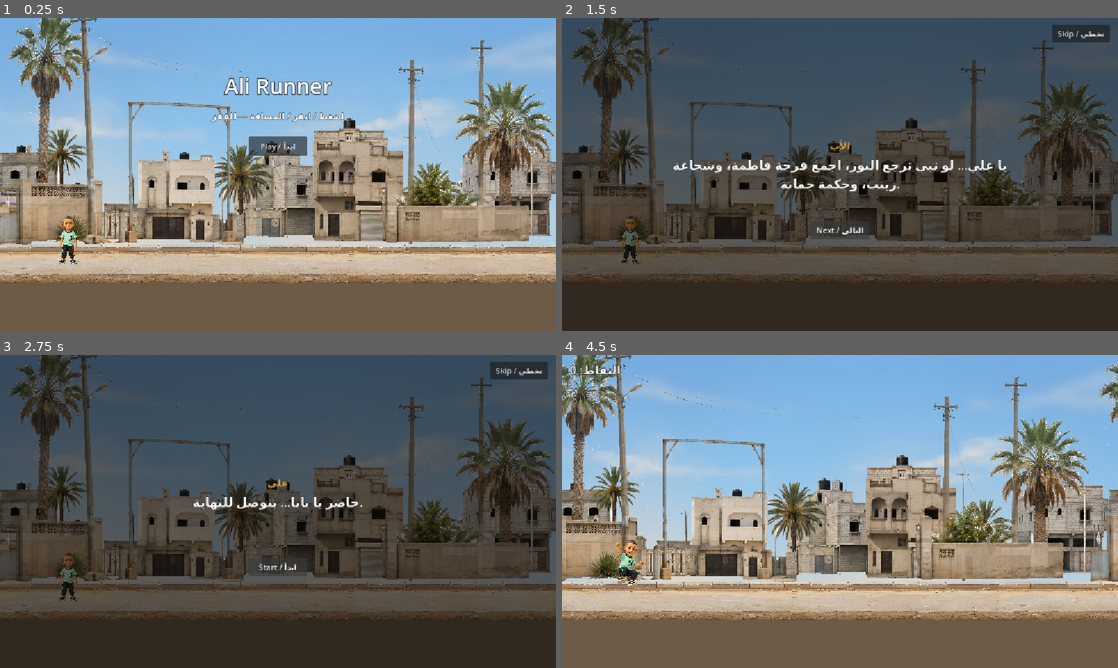
Above: before the commit, frames 1-4 (two rows, left to right).
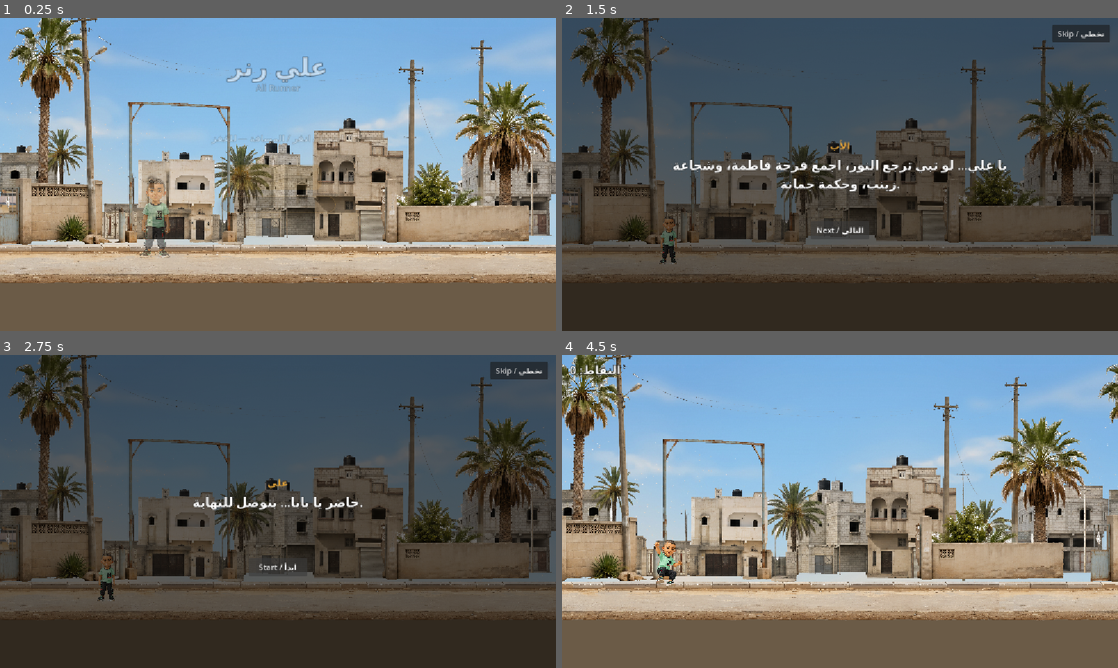
Above: after the commit, the same moments.

Repository: HamzaJwan/Ali-s-Runner
Game: Godot game, scene res://scenes/Main.tscn
Same seed, same stepped clock (60 frames per second), same inputs: the game is played once before the commit and once after it.
Inputs (mouse positions are in pixels of both pictures, inside the frame that each line leads up to):
- Up to frame 1 (0.25 s): no input
- Up to frame 2 (1.5 s): click "ابدأ / Play" (after the commit: "ابدأ اللعب") at 0.5 s; click "التالي / Next" at 1.25 s
- Up to frame 3 (2.75 s): click "التالي / Next" at 2 s
- Up to frame 4 (4.5 s): click "ابدأ / Start" at 2.75 s; tap Enter (ui_accept) at 3.5, 3.77 s; move the mouse to (962, 495) at 3.52 s; click (962, 495) at 3.67 s; move the mouse to (728, 527) at 4.27 s; click (728, 527) at 4.42 s

The runs differ from the first frame. In frame 1, 8.9% of the frame differs, in the area x 0-100%, y 0-79%; in frame 2, 0.5%; in frame 3, 0.5%; in frame 4, 5.9%.

Commit message:
autopilot: v1.2A-fix foreground and v1.25A hero menu redesign

Diff:
--- a/scenes/Main.tscn
+++ b/scenes/Main.tscn
@@ -22,6 +22,26 @@
 shadow_size = 12
 shadow_offset = Vector2(0, 6)
 
+[sub_resource type="StyleBoxFlat" id="3"]
+bg_color = Color(0.86, 0.62, 0.22, 1.0)
+corner_radius_top_left = 14
+corner_radius_top_right = 14
+corner_radius_bottom_right = 14
+corner_radius_bottom_left = 14
+shadow_color = Color(0.02, 0.012, 0.004, 0.45)
+shadow_size = 8
+shadow_offset = Vector2(0, 4)
+
+[sub_resource type="StyleBoxFlat" id="4"]
+bg_color = Color(0.93, 0.7, 0.28, 1.0)
+corner_radius_top_left = 14
+corner_radius_top_right = 14
+corner_radius_bottom_right = 14
+corner_radius_bottom_left = 14
+shadow_color = Color(0.02, 0.012, 0.004, 0.45)
+shadow_size = 10
+shadow_offset = Vector2(0, 4)
+
 [node name="Main" type="Node2D"]
 process_mode = 3
 script = ExtResource("1")
@@ -204,21 +224,35 @@
 grow_vertical = 2
 
 [node name="TitleLabel" type="Label" parent="UI/StartScreen"]
-offset_left = 396.0
-offset_top = 110.0
-offset_right = 756.0
-offset_bottom = 180.0
-theme_override_font_sizes/font_size = 44
-theme_override_constants/outline_size = 6
+offset_left = 326.0
+offset_top = 64.0
+offset_right = 826.0
+offset_bottom = 130.0
+theme_override_font_sizes/font_size = 52
+theme_override_constants/outline_size = 7
 theme_override_colors/font_outline_color = Color(0, 0, 0, 0.75)
+text = "علي رنر"
+horizontal_alignment = 1
+text_direction = 3
+language = "ar"
+
+[node name="SubtitleLabel" type="Label" parent="UI/StartScreen"]
+offset_left = 326.0
+offset_top = 132.0
+offset_right = 826.0
+offset_bottom = 160.0
+theme_override_font_sizes/font_size = 18
+theme_override_constants/outline_size = 4
+theme_override_colors/font_color = Color(1, 1, 1, 0.72)
+theme_override_colors/font_outline_color = Color(0, 0, 0, 0.7)
 text = "Ali Runner"
 horizontal_alignment = 1
 
 [node name="InstructionLabel" type="Label" parent="UI/StartScreen"]
-offset_left = 366.0
-offset_top = 190.0
-offset_right = 786.0
-offset_bottom = 220.0
+offset_left = 326.0
+offset_top = 236.0
+offset_right = 826.0
+offset_bottom = 266.0
 theme_override_font_sizes/font_size = 18
 theme_override_constants/outline_size = 4
 theme_override_colors/font_outline_color = Color(0, 0, 0, 0.75)
@@ -228,11 +262,32 @@
 language = "ar"
 
 [node name="PlayButton" type="Button" parent="UI/StartScreen"]
-offset_left = 516.0
-offset_top = 245.0
-offset_right = 636.0
-offset_bottom = 286.0
-text = "ابدأ / Play"
+offset_left = 486.0
+offset_top = 304.0
+offset_right = 666.0
+offset_bottom = 356.0
+theme_override_font_sizes/font_size = 22
+theme_override_styles/normal = SubResource("3")
+theme_override_styles/hover = SubResource("4")
+theme_override_styles/pressed = SubResource("4")
+theme_override_styles/focus = SubResource("4")
+theme_override_colors/font_color = Color(0.12, 0.08, 0.04, 1)
+theme_override_colors/font_hover_color = Color(0.12, 0.08, 0.04, 1)
+theme_override_colors/font_pressed_color = Color(0.12, 0.08, 0.04, 1)
+text = "ابدأ اللعب"
+text_direction = 3
+language = "ar"
+
+[node name="SkipIntroButton" type="Button" parent="UI/StartScreen"]
+offset_left = 456.0
+offset_top = 368.0
+offset_right = 696.0
+offset_bottom = 404.0
+theme_override_font_sizes/font_size = 15
+theme_override_styles/normal = SubResource("2")
+text = "تخطي المقدمة"
+text_direction = 3
+language = "ar"
 
 [node name="IntroOverlay" type="Control" parent="UI"]
 visible = false
--- a/scripts/main.gd
+++ b/scripts/main.gd
@@ -37,7 +37,7 @@
 const ROAD_SURFACE_Y := 510.0
 const GROUND_VISUAL_HEIGHT := 80.0
 const GROUND_COLLISION_HEIGHT := 70.0
-const PLAYER_START_X := 140.0
+const PLAYER_START_X := 220.0
 const PLAYER_COLLISION_HALF_HEIGHT := 24.0
 const ALI_TEXTURE_PATH := "res://assets/characters/ali/ali_idle.png"
 const CHECKPOINT_ARRIVAL_SPEED := 360.0
@@ -51,6 +51,15 @@
 const IMPACT_BOUNCE_OUT_TIME := 0.08
 const IMPACT_BOUNCE_BACK_TIME := 0.18
 const JOMANA_SAFETY_WINDOW_SPAWNS := 4
+const MENU_ALI_X := 320.0
+const MENU_ALI_VISUAL_HEIGHT := 190.0
+const MENU_HERO_ZOOM_IN_TIME := 0.5
+const MENU_IDLE_BOB_TIME := 1.2
+const MENU_IDLE_BOB_SCALE := 1.04
+const MENU_FADE_IN_TIME := 0.5
+const INTRO_FADE_IN_TIME := 0.3
+const PLAY_BUTTON_PULSE_SCALE := 1.05
+const PLAY_BUTTON_PULSE_TIME := 0.9
 const INTRO_LINES := [
 	{"speaker": "الراوي", "text": "في شارع المنطرحة بزليتن… بدأ نور البيت يضعف."},
 	{
@@ -97,7 +106,11 @@
 @onready var retry_button: Button = $UI/RetryButton
 @onready var restart_button: Button = $UI/RestartButton
 @onready var start_screen: Control = $UI/StartScreen
+@onready var menu_title_label: Label = $UI/StartScreen/TitleLabel
+@onready var menu_subtitle_label: Label = $UI/StartScreen/SubtitleLabel
+@onready var menu_instruction_label: Label = $UI/StartScreen/InstructionLabel
 @onready var play_button: Button = $UI/StartScreen/PlayButton
+@onready var skip_intro_button: Button = $UI/StartScreen/SkipIntroButton
 @onready var intro_overlay: Control = $UI/IntroOverlay
 @onready var intro_speaker: Label = $UI/IntroOverlay/IntroSpeaker
 @onready var intro_line: Label = $UI/IntroOverlay/IntroLine
@@ -147,12 +160,16 @@
 var intro_shown := false
 var intro_active := false
 var intro_step_index := 0
+var _menu_idle_tween: Tween
+var _play_button_pulse_tween: Tween
 
 
 func _ready() -> void:
 	randomize()
 	if not play_button.pressed.is_connected(_on_play_pressed):
 		play_button.pressed.connect(_on_play_pressed)
+	if not skip_intro_button.pressed.is_connected(_on_skip_intro_button_pressed):
+		skip_intro_button.pressed.connect(_on_skip_intro_button_pressed)
 	if not restart_button.pressed.is_connected(_on_restart_pressed):
 		restart_button.pressed.connect(_on_restart_pressed)
 	if not retry_button.pressed.is_connected(_on_retry_pressed):
@@ -252,6 +269,103 @@
 	restart_button.visible = false
 	obstacle_spawner.stop_spawning()
 	obstacle_spawner.clear_obstacles()
+	_show_menu_hero_presentation()
+
+
+func _show_menu_hero_presentation() -> void:
+	player.reset_player(Vector2(MENU_ALI_X, START_PLAYER_POSITION.y))
+	if player_story_sprite.texture != null:
+		ASSET_UTILS.fit_sprite_visible_to_height(
+			player_story_sprite, MENU_ALI_VISUAL_HEIGHT
+		)
+		ASSET_UTILS.align_sprite_visible_bottom(
+			player_story_sprite, PLAYER_COLLISION_HALF_HEIGHT
+		)
+	_play_menu_hero_zoom_in()
+	_start_menu_idle_motion()
+	_play_menu_intro_fade()
+
+
+func _play_menu_hero_zoom_in() -> void:
+	var target_scale := player_story_sprite.scale
+	player_story_sprite.scale = target_scale * 0.85
+	player_story_sprite.modulate.a = 0.0
+	var zoom_tween := create_tween().set_parallel()
+	zoom_tween.tween_property(
+		player_story_sprite, "scale", target_scale, MENU_HERO_ZOOM_IN_TIME
+	).set_trans(Tween.TRANS_BACK).set_ease(Tween.EASE_OUT)
+	zoom_tween.tween_property(
+		player_story_sprite, "modulate:a", 1.0, MENU_HERO_ZOOM_IN_TIME
+	)
+
+
+func _start_menu_idle_motion() -> void:
+	_stop_menu_idle_motion()
+	var base_scale := player_story_sprite.scale
+	_menu_idle_tween = create_tween()
+	_menu_idle_tween.set_loops()
+	_menu_idle_tween.tween_property(
+		player_story_sprite, "scale", base_scale * MENU_IDLE_BOB_SCALE,
+		MENU_IDLE_BOB_TIME
+	).set_trans(Tween.TRANS_SINE).set_ease(Tween.EASE_IN_OUT)
+	_menu_idle_tween.tween_property(
+		player_story_sprite, "scale", base_scale, MENU_IDLE_BOB_TIME
+	).set_trans(Tween.TRANS_SINE).set_ease(Tween.EASE_IN_OUT)
+	_start_play_button_pulse()
+
+
+func _stop_menu_idle_motion() -> void:
+	if _menu_idle_tween != null and _menu_idle_tween.is_valid():
+		_menu_idle_tween.kill()
+	_menu_idle_tween = null
+	_stop_play_button_pulse()
+
+
+func _start_play_button_pulse() -> void:
+	_stop_play_button_pulse()
+	play_button.pivot_offset = play_button.size / 2.0
+	_play_button_pulse_tween = create_tween()
+	_play_button_pulse_tween.set_loops()
+	_play_button_pulse_tween.tween_property(
+		play_button, "scale", Vector2.ONE * PLAY_BUTTON_PULSE_SCALE,
+		PLAY_BUTTON_PULSE_TIME
+	).set_trans(Tween.TRANS_SINE).set_ease(Tween.EASE_IN_OUT)
+	_play_button_pulse_tween.tween_property(
+		play_button, "scale", Vector2.ONE, PLAY_BUTTON_PULSE_TIME
+	).set_trans(Tween.TRANS_SINE).set_ease(Tween.EASE_IN_OUT)
+
+
+func _stop_play_button_pulse() -> void:
+	if _play_button_pulse_tween != null and _play_button_pulse_tween.is_valid():
+		_play_button_pulse_tween.kill()
+	_play_button_pulse_tween = null
+	play_button.scale = Vector2.ONE
+
+
+func _play_menu_intro_fade() -> void:
+	menu_title_label.modulate.a = 0.0
+	menu_subtitle_label.modulate.a = 0.0
+	menu_instruction_label.modulate.a = 0.0
+	play_button.modulate.a = 0.0
+	skip_intro_button.modulate.a = 0.0
+	var fade_tween := create_tween().set_parallel()
+	fade_tween.tween_property(menu_title_label, "modulate:a", 1.0, MENU_FADE_IN_TIME)
+	fade_tween.tween_property(
+		menu_subtitle_label, "modulate:a", 1.0, MENU_FADE_IN_TIME
+	).set_delay(0.08)
+	fade_tween.tween_property(
+		menu_instruction_label, "modulate:a", 1.0, MENU_FADE_IN_TIME
+	).set_delay(0.12)
+	fade_tween.tween_property(
+		play_button, "modulate:a", 1.0, MENU_FADE_IN_TIME
+	).set_delay(0.18)
+	fade_tween.tween_property(
+		skip_intro_button, "modulate:a", 1.0, MENU_FADE_IN_TIME
+	).set_delay(0.18)
+
+
+func _leave_menu_to_runner_framing() -> void:
+	_stop_menu_idle_motion()
 	player.reset_player(START_PLAYER_POSITION)
 
 
@@ -259,10 +373,20 @@
 	if started or intro_active:
 		return
 	print("Play button pressed")
+	_leave_menu_to_runner_framing()
 	if intro_shown:
 		_start_run()
 	else:
 		_start_intro()
+
+
+func _on_skip_intro_button_pressed() -> void:
+	if started or intro_active:
+		return
+	print("Skip intro button pressed")
+	_leave_menu_to_runner_framing()
+	intro_shown = true
+	_start_run()
 
 
 func _start_intro() -> void:
@@ -270,6 +394,8 @@
 	intro_step_index = 0
 	start_screen.visible = false
 	intro_overlay.visible = true
+	intro_overlay.modulate.a = 0.0
+	create_tween().tween_property(intro_overlay, "modulate:a", 1.0, INTRO_FADE_IN_TIME)
 	_show_intro_step()
 
 
@@ -819,7 +945,7 @@
 func _apply_optional_backgrounds() -> void:
 	_apply_sky_texture()
 	_apply_scenery_layer(buildings_sprite, BUILDINGS_TEXTURE_PATH, 1.0)
-	_apply_scenery_layer(foreground_sprite, FOREGROUND_TEXTURE_PATH, 0.82)
+	_apply_scenery_layer(foreground_sprite, FOREGROUND_TEXTURE_PATH, 1.0)
 	_apply_ground_texture()
 
 
Not shown: 1 places in scenes/Main.tscn that only renumber resources
Not shown, changed: docs/AUTOPILOT_PROGRESS.md
